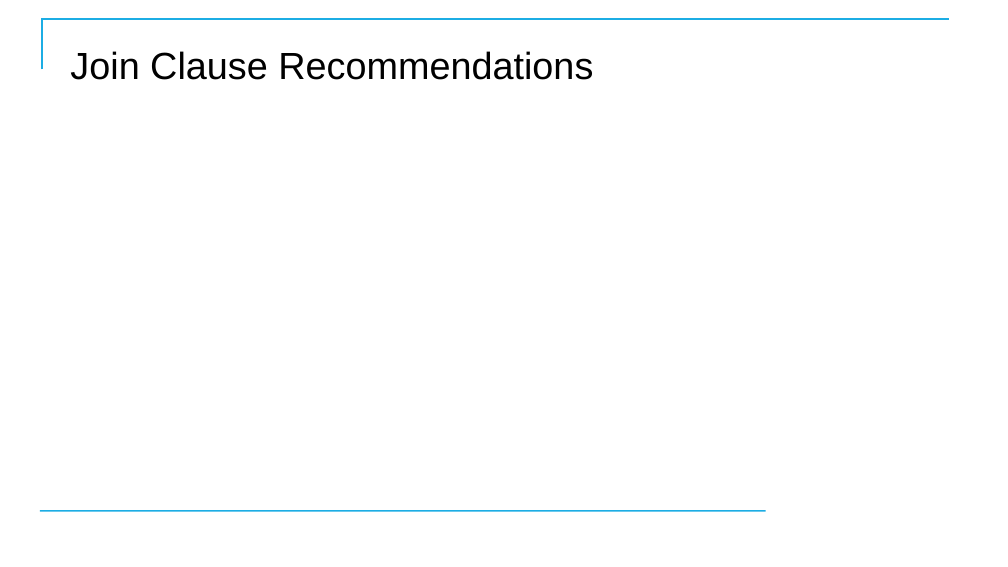
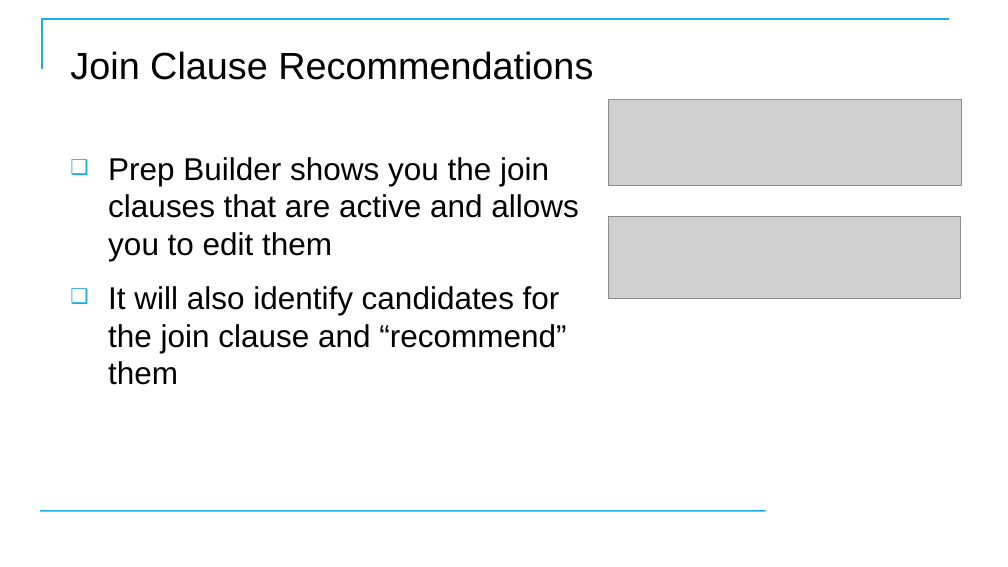
Before and after one commit to CostelloTechnicalConsulting/XTBP10---Tableau-Prep-Introduction, a slide deck: slide 65 of ppt/TableauPrepBuilderIntroV1_1.pptx (slide 64 before the commit). Drawn at 1008x567 pixels with LibreOffice and Linux fonts; fonts in the diff are those of the drawing; grey boxes stand for pictures; background and template pictures are left out. Boxes give left, top, right and bottom in pixels: in the first picture for what was removed or moved away, otherwise in the second. Text is boxed around its words. In the diff, an @@ line names an element or a change of style, - is before the commit and + after.

```diff
--- a/ppt/TableauPrepBuilderIntroV1_1.pptx
+++ b/ppt/TableauPrepBuilderIntroV1_1.pptx
@@ picture added at box(608, 99, 962, 185) @@
@@ text added at box(108, 157, 578, 385), 30 pt, text #000000 @@
+❑ Prep Builder shows you the join clauses that are active and allows you to edit them
+❑ It will also identify candidates for the join clause and “recommend” them
@@ picture added at box(609, 216, 961, 299) @@
```
Also in this commit, not shown: 3 other slides changed, 7 slides added, 5 slides removed, 8 other files.
